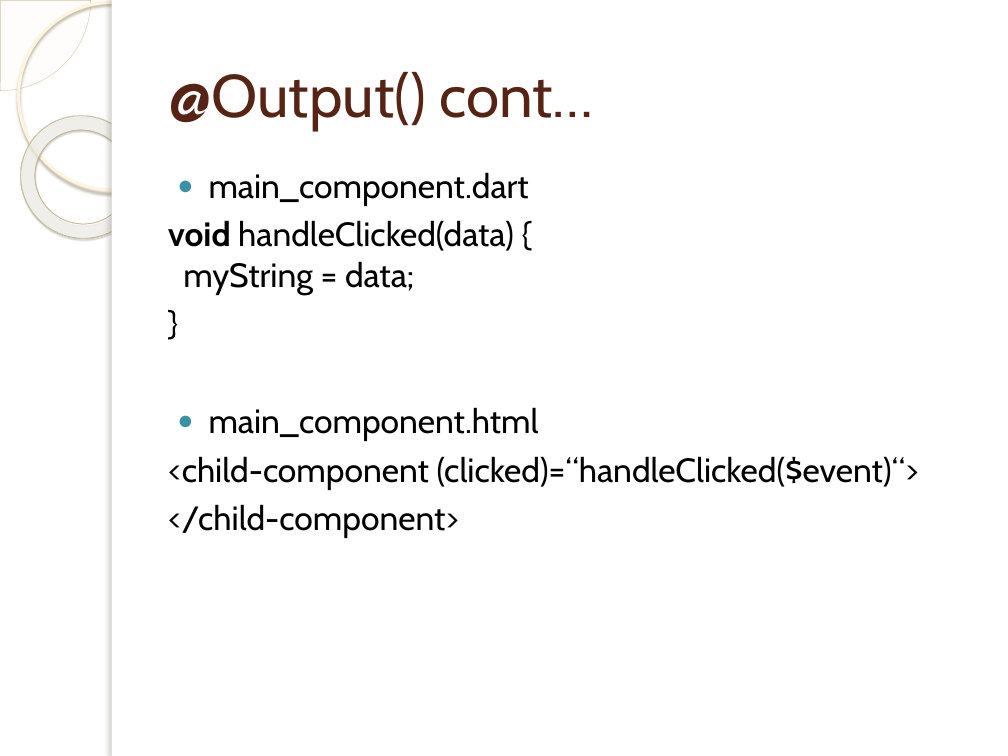
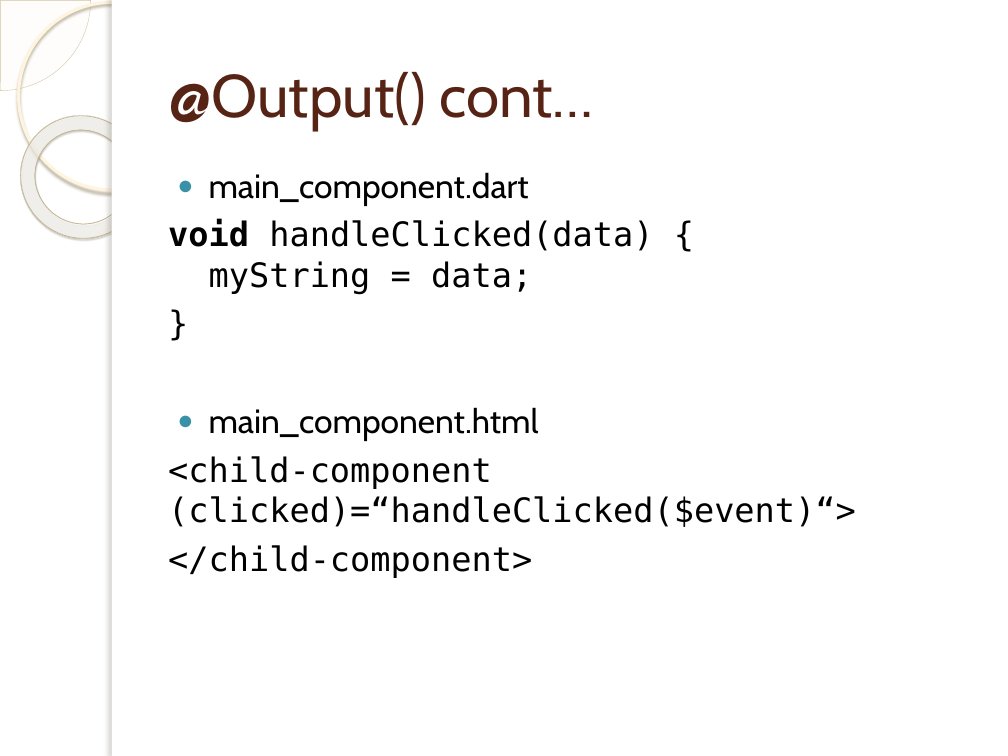
Before and after one commit to cdnielson/angular2presentation, a slide deck: slide 23 of Angular 2.pptx. Drawn at 1008x756 pixels with LibreOffice and Linux fonts; fonts in the diff are those of the drawing; background and template pictures are left out. Boxes give left, top, right and bottom in pixels: in the first picture for what was removed or moved away, otherwise in the second. Text is boxed around its words. In the diff, an @@ line names an element or a change of style, - is before the commit and + after.

```diff
--- a/Angular 2.pptx
+++ b/Angular 2.pptx
@@ text at <box>168,219,856,578</box>: font Cabin to DejaVu Sans Mono in "void handleClicked(data) { myString = data;", "}", "<child-component (clicked)=“handleClicked($event)“>", "</child-component>" @@
```
Also in this commit, not shown: 19 other slides changed, 1 other file.
